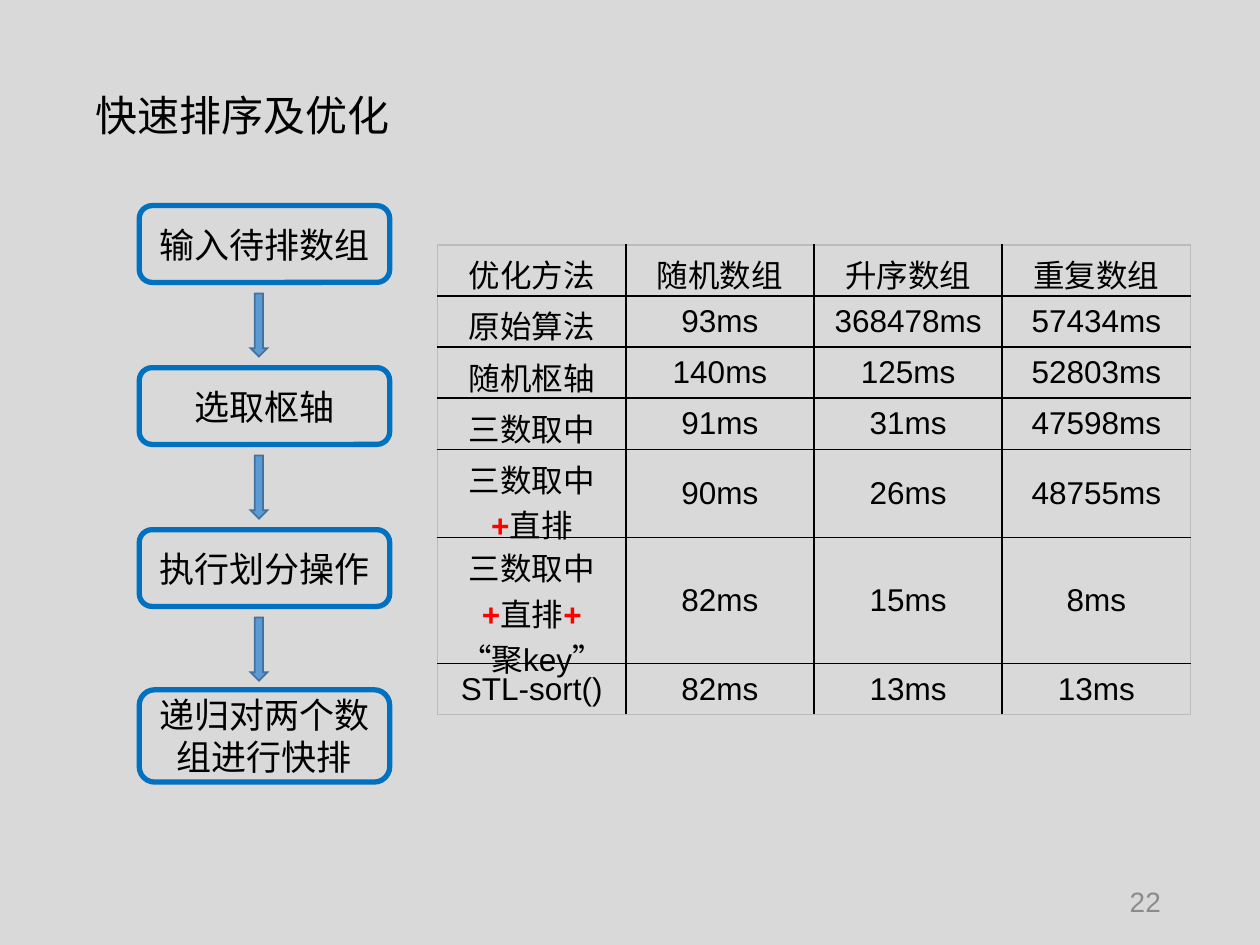
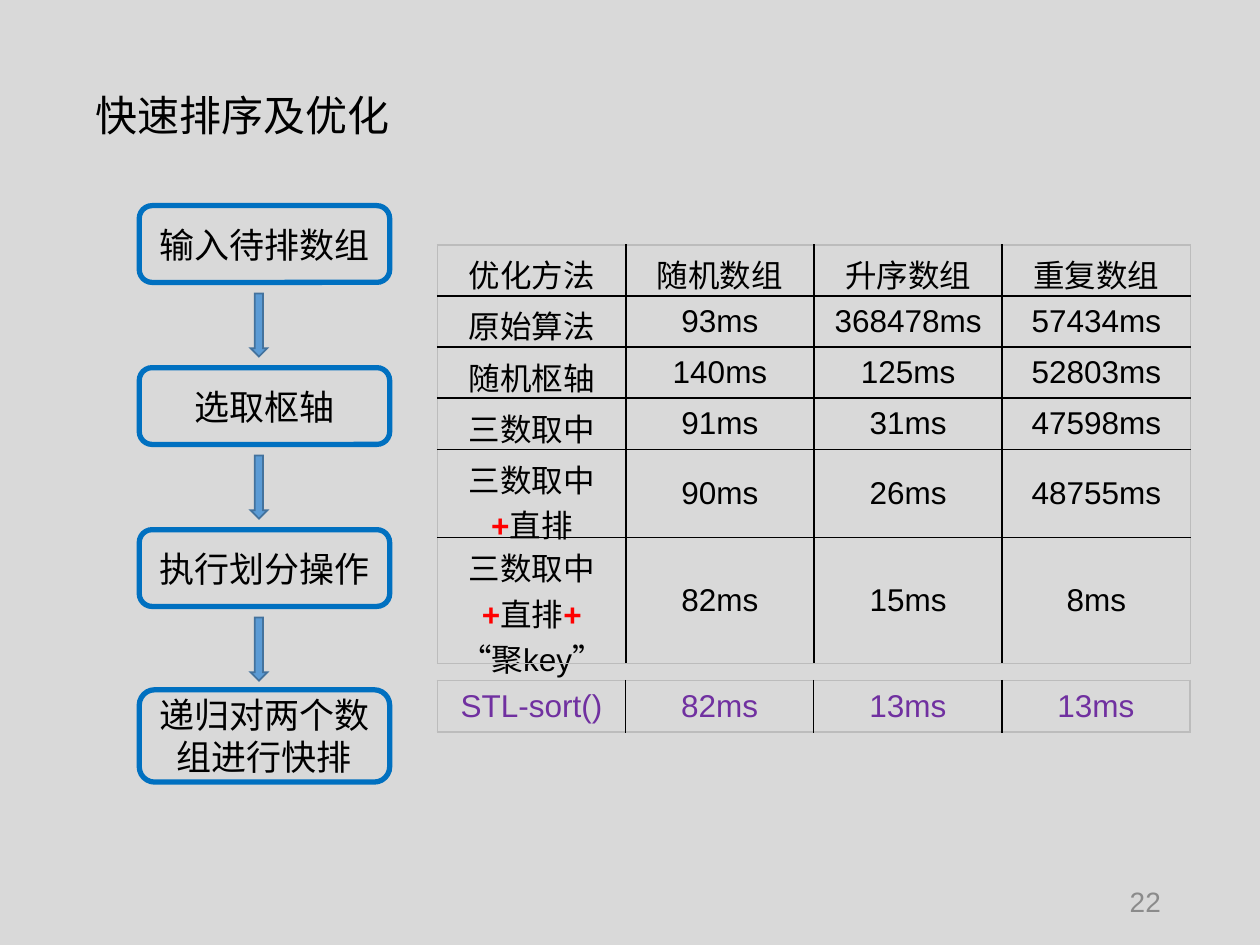
Before and after one commit to tianzhuwei/PPT, a slide deck: slide 22 of 完成2——第二讲快排+计算几何 .pptx. Drawn at 1260x945 pixels with LibreOffice and Linux fonts; fonts in the diff are those of the drawing. Boxes give left, top, right and bottom in pixels: in the first picture for what was removed or moved away, otherwise in the second. Text is boxed around its words. In the diff, an @@ line names an element or a change of style, - is before the commit and + after.

```diff
--- a/完成2——第二讲快排+计算几何 .pptx
+++ b/完成2——第二讲快排+计算几何 .pptx
@@ table at (437, 244, 1188, 682) @@
-row 7: STL-sort() | 82ms | 13ms | 13ms
@@ table added at (437, 680, 1188, 732), 1 rows, 4 columns @@
+STL-sort() | 82ms | 13ms | 13ms
```
Also in this commit, not shown: 2 other slides changed, 5 other files.
